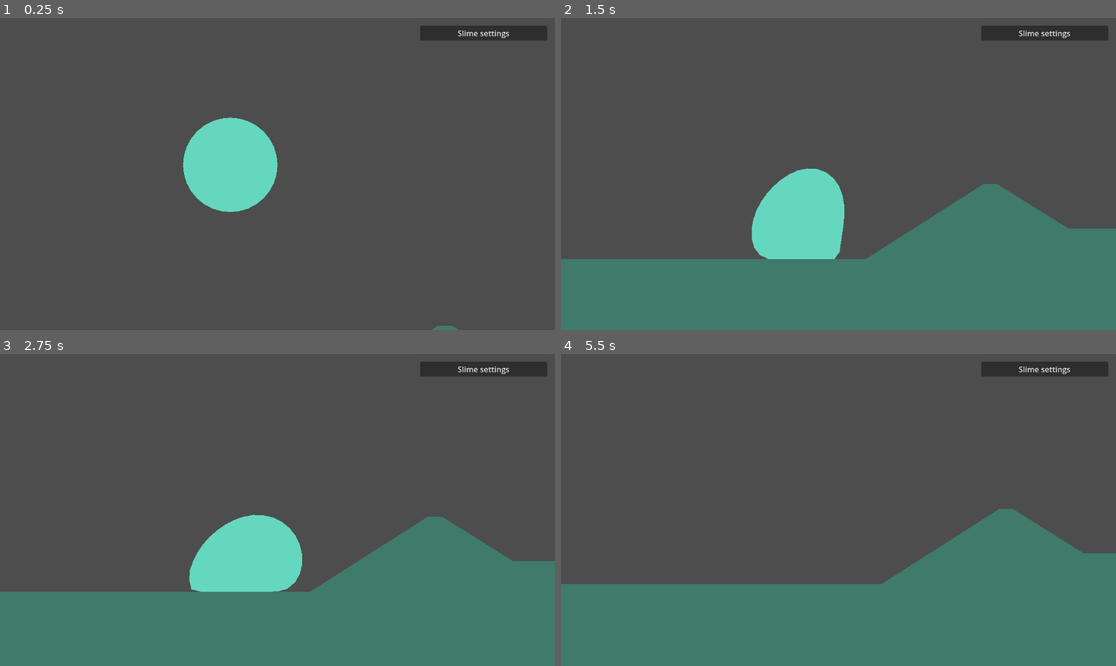
Above: before the commit, frames 1-4 (two rows, left to right).
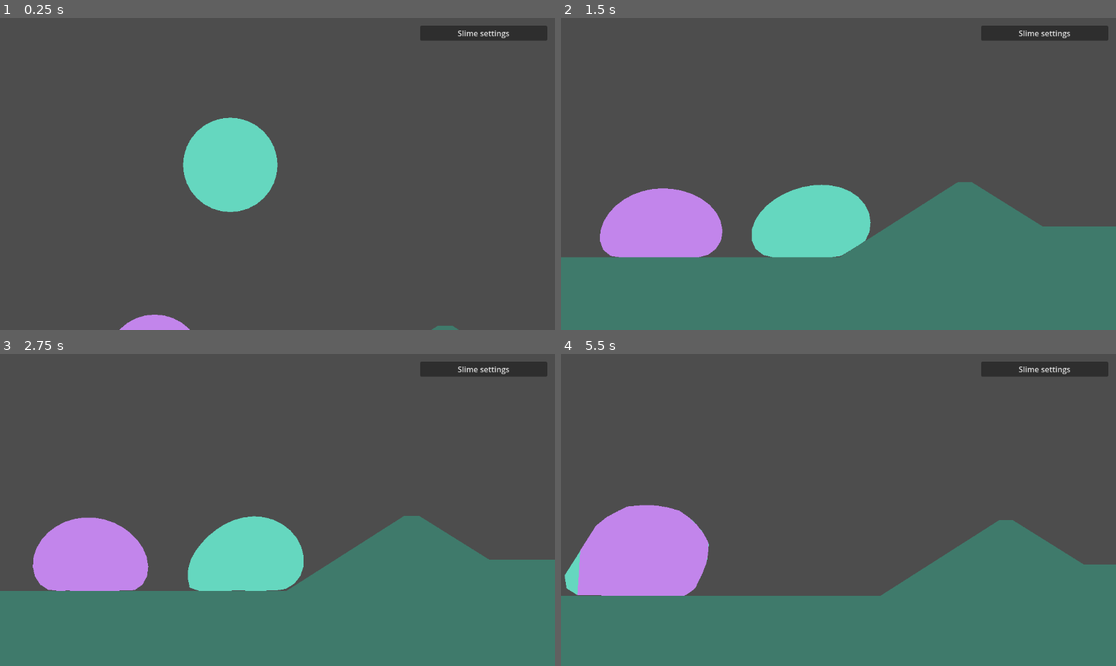
Above: after the commit, the same moments.

Repository: Argonbart/Slimebiosis
Game: Godot game, scene res://test_level/test_level.tscn
The game is run twice, just before and just after one commit, with the same random seed, the same clock (stepped at 60 frames per second) and the same inputs.
Inputs:
- Up to frame 1 (0.25 s): no input
- Up to frame 2 (1.5 s): hold D 0.53-1.28 s; hold E 0.53-1.28 s; hold A from 1.28 s (still down); tap E at 1.35 s
- Up to frame 3 (2.75 s): release A at 2.03 s; hold D from 2.03 s (still down); hold E from 2.03 s (still down)
- Up to frame 4 (5.5 s): release D at 2.78 s; release E at 2.78 s; hold W 2.78-3.53 s; tap E at 2.85, 4.35 s; hold E 3.53-4.28 s; hold A from 3.53 s (still down); hold E from 5.03 s (still down)

The runs differ from the first frame. In frame 1, 0.4% of the frame differs, in the area x 21-35%, y 95-100%; in frame 2, 7.7%; in frame 3, 6.0%; in frame 4, 8.8%, in the area x 0-100%, y 48-78%.

Commit message:
Zwischenstand

Diff:
--- a/Slimebiosis/slime/slime.gd
+++ b/Slimebiosis/slime/slime.gd
@@ -32,6 +32,9 @@
 @export_range(0.01, 5000.0) var edge_boost_multiplier: float = 50.0
 @export_flags_2d_physics var terrain_mask: int = 1
 
+var _held_slime: VerletSlime = null
+var _grab_offsets: PackedVector2Array = PackedVector2Array()
+var _holder: VerletSlime = null
 var _move_direction: float = 0.0
 var _boosting: bool = false
 var _excluded_bodies: Array[RID] = []
@@ -62,6 +65,9 @@
 
 
 func _physics_process(delta: float) -> void:
+	if is_instance_valid(_holder):
+		return
+	var carrying: bool = is_instance_valid(_held_slime)
 	_update_collision_exclusions()
 
 	_apply_contact_drive(_move_direction, delta)
@@ -129,6 +135,13 @@
 		points.append(_points[first].lerp(_points[second], blend))
 		previous.append(_previous[first].lerp(_previous[second], blend))
 
+	if is_instance_valid(_holder):
+		var center: Vector2 = _holder.get_center()
+		var angle: float = _holder._ring_angle(center)
+		_grab_offsets.clear()
+		for point: Vector2 in points:
+			_grab_offsets.append((point - center).rotated(-angle))
+
 	_points = points
 	_previous = previous
 	_clear_positions = _points.duplicate()
@@ -206,6 +219,23 @@
 		_points[index] += correction
 
 
+func _ring_angle(center: Vector2) -> float:
+	var alignment: Vector2 = Vector2.ZERO
+	for index: int in point_count:
+		var rest: Vector2 = Vector2.from_angle(TAU * index / point_count)
+		var offset: Vector2 = _points[index] - center
+		alignment += Vector2(rest.dot(offset), rest.cross(offset))
+	return alignment.angle()
+
+
+func _carry_with(center: Vector2, angle: float) -> void:
+	for index: int in point_count:
+		_points[index] = center + _grab_offsets[index].rotated(angle)
+	_previous = _points.duplicate()
+	_update_solid_outline()
+	queue_redraw()
+
+
 func _restore_roundness(strength: float) -> void:
 	var center: Vector2 = get_center()
 	var alignment: Vector2 = Vector2.ZERO
@@ -272,10 +302,12 @@
 	_excluded_bodies.clear()
 	if solid_body != null:
 		_excluded_bodies.append(solid_body.get_rid())
-		solid_outline.shape = ConvexPolygonShape2D.new()
+	for partner: VerletSlime in [_holder, _held_slime]:
+		if is_instance_valid(partner) and partner.solid_body != null:
+			_excluded_bodies.append(partner.solid_body.get_rid())
 	var center: Vector2 = get_center()
 	for other: VerletSlime in get_tree().get_nodes_in_group("solid_slimes"):
-		if other == self:
+		if other == self or other == _holder or other == _held_slime:
 			continue
 		# A smaller rider resolves contact against its support, without deforming the support in return.
 		var offset: Vector2 = other.get_center() - center
@@ -330,6 +362,31 @@
 # -------------------------------- EXTERNAL FUNCTIONS ----------------------------------------
 
 
+func toggle_grab(target: VerletSlime) -> void:
+	if is_instance_valid(_held_slime):
+		_held_slime._previous = _held_slime._points.duplicate()
+		_held_slime._holder = null
+		_held_slime = null
+		return
+	if not is_instance_valid(target) or target == self or is_instance_valid(_holder):
+		return
+	if is_instance_valid(target._holder) or is_instance_valid(target._held_slime):
+		return
+
+	var reach: float = 18.0
+	for point: Vector2 in _points:
+		for target_point: Vector2 in target._points:
+			if point.distance_squared_to(target_point) <= reach * reach:
+				_held_slime = target
+				target._holder = self
+				var center: Vector2 = get_center()
+				var angle: float = _ring_angle(center)
+				target._grab_offsets.clear()
+				for held_point: Vector2 in target._points:
+					target._grab_offsets.append((held_point - center).rotated(-angle))
+				return
+
+
 func set_controls(direction: float, boosting: bool) -> void:
 	_move_direction = direction
 	_boosting = boosting
--- a/Slimebiosis/slime/slime_controller.gd
+++ b/Slimebiosis/slime/slime_controller.gd
@@ -5,11 +5,15 @@
 
 @export_category("Components")
 @export var slime: VerletSlime = null
+@export var grab_target: VerletSlime = null
 
 @export_category("Settings")
 @export var move_left_key: Key = KEY_A
 @export var move_right_key: Key = KEY_D
 @export var boost_key: Key = KEY_W
+
+
+var _grab_held: bool = false
 
 
 # -------------------------------- GODOT FUNCTIONS ----------------------------------------
@@ -19,6 +23,11 @@
 	var left: bool = Input.is_physical_key_pressed(move_left_key)
 	var right: bool = Input.is_physical_key_pressed(move_right_key)
 	slime.set_controls(float(right) - float(left), Input.is_physical_key_pressed(boost_key))
+	if grab_target != null:
+		var grabbing: bool = Input.is_physical_key_pressed(KEY_E)
+		if grabbing and not _grab_held:
+			slime.toggle_grab(grab_target)
+		_grab_held = grabbing
 
 
 func _exit_tree() -> void:
--- a/Slimebiosis/test_level/test_level.tscn
+++ b/Slimebiosis/test_level/test_level.tscn
@@ -16,10 +16,10 @@
 
 [node name="Silhouette" type="Polygon2D" parent="Terrain" unique_id=1760179521]
 color = Color(0.25, 0.48, 0.42, 1)
-polygon = PackedVector2Array(-1500, 531.25, 0, 531.25, 190,  …(85 unchanged characters)…  259.375, 1285, 406.25, 1285, 534.375, 1605, 534.375, 1895, 171.875, 1930, 171.875, 1930, 421.875, 2230, 421.875, 2480, 268.75, 2510, 268.75, 2510, 521.875, 2940, 521.875, 2940, 340.625, …(242 unchanged characters)…
+polygon = PackedVector2Array(-1500, 531.25, 0, 531.25, 190,  …(85 unchanged characters)…  259.375, 1285, 406.25, 1285, 534.375, 1285, 625, 1575, 625, 1575, 534.375, 1605, 534.375, 1895, 171.875, 1930, 171.875, 1930, 421.875, 2205, 421.875, 2205, 521.875, 2940, 521.875, 2940, 340.625, …(242 unchanged characters)…
 
 [node name="CollisionPolygon2D" type="CollisionPolygon2D" parent="Terrain" unique_id=2050276645]
-polygon = PackedVector2Array(-1500, 531.25, 0, 531.25, 190,  …(85 unchanged characters)…  259.375, 1285, 406.25, 1285, 534.375, 1605, 534.375, 1895, 171.875, 1930, 171.875, 1930, 421.875, 2230, 421.875, 2480, 268.75, 2510, 268.75, 2510, 521.875, 2940, 521.875, 2940, 340.625, …(242 unchanged characters)…
+polygon = PackedVector2Array(-1500, 531.25, 0, 531.25, 190,  …(85 unchanged characters)…  259.375, 1285, 406.25, 1285, 534.375, 1285, 625, 1575, 625, 1575, 534.375, 1605, 534.375, 1895, 171.875, 1930, 171.875, 1930, 421.875, 2205, 421.875, 2205, 521.875, 2940, 521.875, 2940, 340.625, …(242 unchanged characters)…
 
 [node name="VerletSlime" parent="." unique_id=1456755017 instance=ExtResource("2_o12yy")]
 
@@ -28,7 +28,38 @@
 zoom = Vector2(0.98, 0.98)
 position_smoothing_enabled = true
 
-[node name="WASDController" type="Node" parent="VerletSlime" unique_id=642132042 node_paths=PackedStringArray("slime")]
+[node name="WASDController" type="Node" parent="VerletSlime" unique_id=642132042 node_paths=PackedStringArray("slime", "grab_target")]
 process_physics_priority = -1
 script = ExtResource("3_controller")
 slime = NodePath("..")
+grab_target = NodePath("../../ArrowSlime")
+
+[node name="PitPlatform" type="StaticBody2D" parent="." unique_id=1354608270]
+
+[node name="Silhouette" type="Polygon2D" parent="PitPlatform" unique_id=1746774344]
+color = Color(0.25, 0.48, 0.42, 1)
+polygon = PackedVector2Array(1335, 534.375, 1500, 534.375, 1500, 584.375, 1335, 584.375)
+
+[node name="CollisionPolygon2D" type="CollisionPolygon2D" parent="PitPlatform" unique_id=1034288438]
+polygon = PackedVector2Array(1335, 534.375, 1500, 534.375, 1500, 584.375, 1335, 584.375)
+
+[node name="FloatingRamp" type="StaticBody2D" parent="." unique_id=178361746]
+
+[node name="Silhouette" type="Polygon2D" parent="FloatingRamp" unique_id=276438681]
+color = Color(0.25, 0.48, 0.42, 1)
+polygon = PackedVector2Array(2235, 421.875, 2480, 268.75, 2510, 268.75, 2510, 503.125, 2235, 503.125)
+
+[node name="CollisionPolygon2D" type="CollisionPolygon2D" parent="FloatingRamp" unique_id=2142895391]
+polygon = PackedVector2Array(2235, 421.875, 2480, 268.75, 2510, 268.75, 2510, 503.125, 2235, 503.125)
+
+[node name="ArrowSlime" parent="." unique_id=1131061530 instance=ExtResource("2_o12yy")]
+position = Vector2(-160, 420)
+body_color = Color(0.76, 0.52, 0.92, 1)
+
+[node name="ArrowController" type="Node" parent="ArrowSlime" unique_id=1633362673 node_paths=PackedStringArray("slime")]
+process_physics_priority = -1
+script = ExtResource("3_controller")
+slime = NodePath("..")
+move_left_key = 4194319
+move_right_key = 4194321
+boost_key = 4194320
